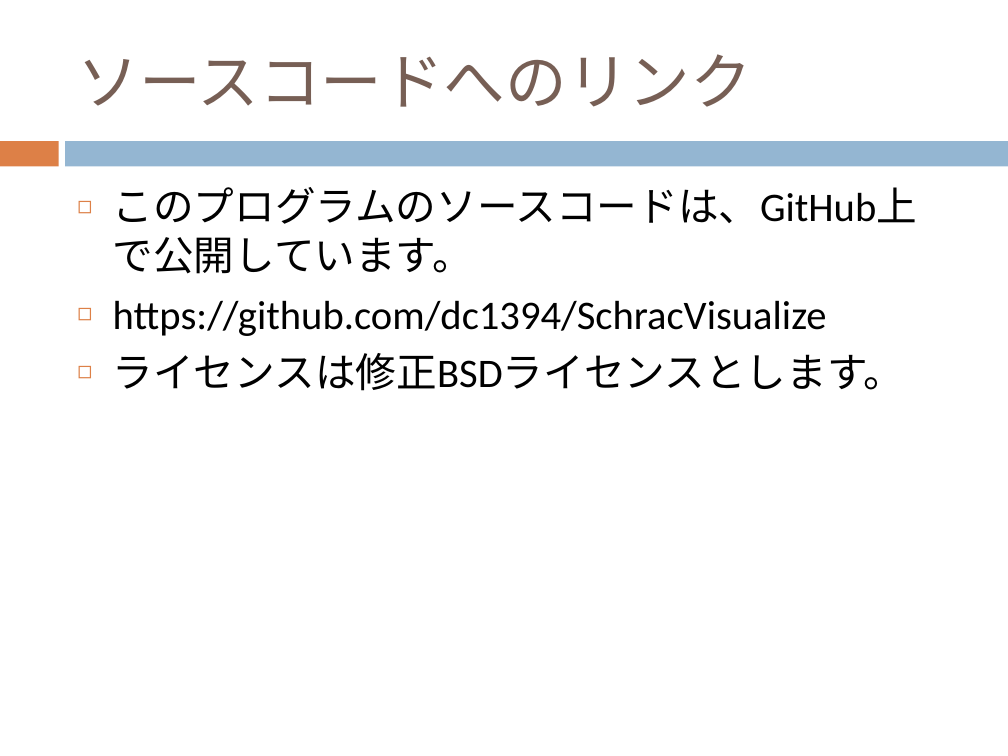
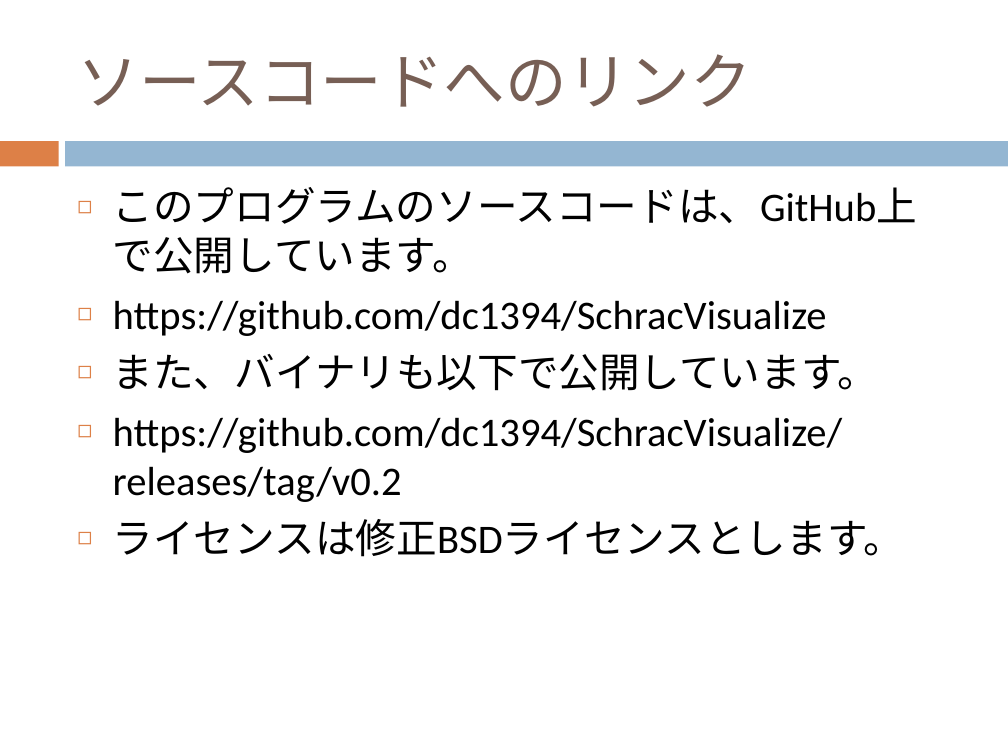
Before and after one commit to dc1394/fukui_sono3, a slide deck: slide 19 of 福井技術者の集い その3 発表資料スライド.pptx (slide 17 before the commit). Drawn at 1008x756 pixels with LibreOffice and Linux fonts; fonts in the diff are those of the drawing. Boxes give left, top, right and bottom in pixels: in the first picture for what was removed or moved away, otherwise in the second. Text is boxed around its words. In the diff, an @@ line names an element or a change of style, - is before the commit and + after.

```diff
--- a/福井技術者の集い その3 発表資料スライド.pptx
+++ b/福井技術者の集い その3 発表資料スライド.pptx
@@ text at (113, 354, 879, 502): paragraphs added @@
+◻ また、バイナリも以下で公開しています。
+◻ https://github.com/dc1394/SchracVisualize/releases/tag/v0.2
```
Also in this commit, not shown: 4 other slides changed, 2 slides added, 2 other files.
